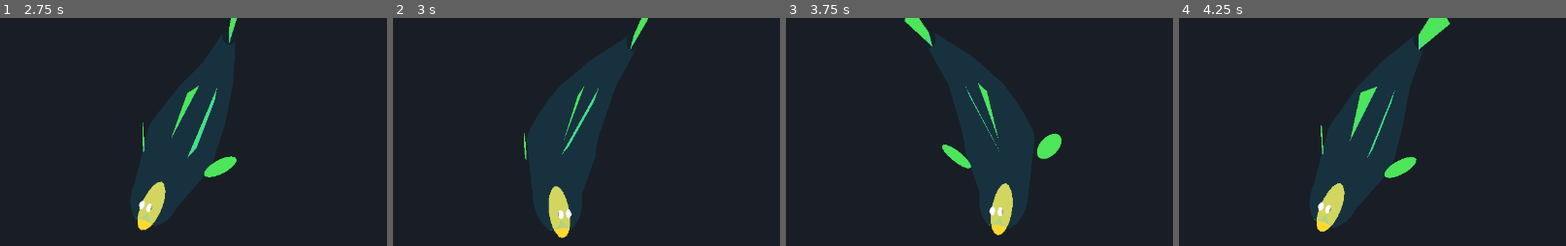
Above: before the commit, frames 1-4 (left to right).
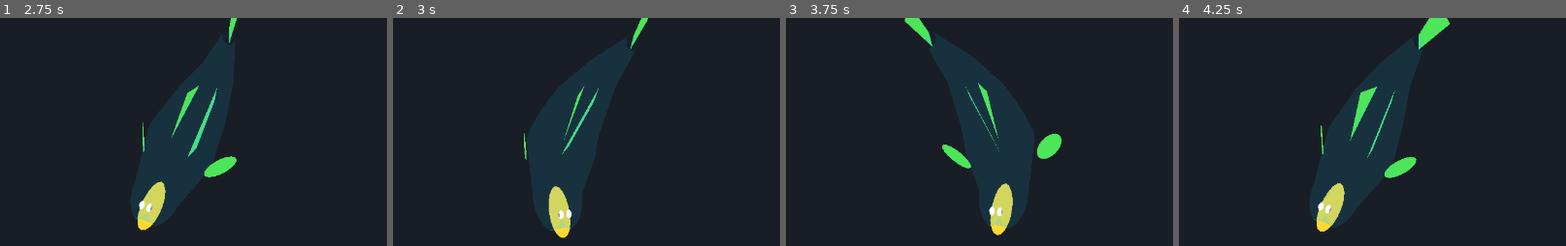
Above: after the commit, the same moments.

Repository: currywhaleshark/aquarium_sprite_mock-up_generator
Game: Godot game, scene res://scenes/Main.tscn
Same seed, same stepped clock (60 frames per second), same inputs: the game is played once before the commit and once after it.
Inputs (mouse positions are % of the whole screen's width and height, from its top left):
- Up to frame 1 (2.75 s): click (84, 55) at 0.52 s; type "12" at 0.6 s; tap Enter at 1.25 s; move the mouse to (72, 45) at 1.27 s; hold D 1.28-2 s; tap R at 1.35 s; click (72, 45) at 1.42 s; tap Space at 1.52, 1.82 s; drag from (30, 55) to (45, 70) at 2.02 s
- Up to frame 2 (3 s): click "↶ 좌로 선회" at 2.75 s
- Up to frame 3 (3.75 s): click "↷ 우로 선회" at 3.5 s
- Up to frame 4 (4.25 s): no input
The pictures show only the part of the screen within x 10-60%, y 22-72%; the shares and areas given below are measured in that part.

Frame 1 is identical in both runs. In frame 2, less than 0.1% of the frame differs, in the area x 40-47%, y 73-97%; in frame 3, 0.1%, in the area x 52-59%, y 72-96%; in frame 4, nothing differs.

Commit message:
Tidy unified surface weld path
- Drop a redundant boundary-ring reassignment in _apply_static_unified_surface:
  _build_unified_weld_grid already terminates the head grid with the shared
  body boundary ring (same centers/yaws), so re-welding it was a no-op.
- Gate the legacy "force first two shell rings onto head kinematics" crutch to
  the non-unified path. Under the unified surface those rings are never emitted
  as geometry (the weld starts at front_body), so the override only mutated
  centers/yaws that the unified attachment path reads.
- SharkHeadShellSeamTest: assert seam continuity after apply_pose too, matching
  boundary verts against the animated body boundary ring.

Full seam/unified/attachment suite green (editor closed): SharkHeadShellSeamTest,
UnifiedFishRigSurfaceTest, UnifiedSharkRigSurfaceTest, UnifiedCreatureMeshTest,
HeadShellSeamTest, EyeAttachmentTest, SharkGillSlitRenderingTest,
SharkMouthRenderingTest, OperculumPoseAttachmentTest, SharkHeadMeshTest.

Co-Authored-By: Claude Opus 4.8 <noreply@anthropic.com>

Diff:
--- a/scripts/creature/FishRig.gd
+++ b/scripts/creature/FishRig.gd
@@ -542,11 +542,12 @@
 		return
 	var body_start_index := _unified_surface_body_start_index(head_shape, head_scale)
 	var boundary_x := shell_profile[body_start_index].x
+	# _build_unified_weld_grid already terminates the grid with the shared body boundary ring
+	# (computed from the same body_centers/body_yaws), so the head's last ring IS the body's
+	# first ring - no extra weld step needed here.
 	var head_grid := _head_grid_for_unified_surface(head_shape, head_scale, snout_length, forehead_slope, _head_sculpt_params(), boundary_x, body_start_index, body_centers, body_yaws)
 	if head_grid.size() < 2:
 		return
-	if not body_centers.is_empty() and not head_grid.is_empty():
-		head_grid[head_grid.size() - 1] = _unified_body_boundary_ring(body_start_index, body_centers, body_yaws)
 	var head_u_values := PackedFloat32Array()
 	var map_x: PackedFloat32Array = head_long_map.get("x", PackedFloat32Array())
 	var map_u: PackedFloat32Array = head_long_map.get("u", PackedFloat32Array())
@@ -1489,23 +1490,28 @@
 		centers.append(center)
 		yaws.append(yaw)
 
-	# Align snout and head rings of the body shell to rotate and translate exactly with the head node's kinematic system
-	var head_offset := param_float("head_offset", -0.58)
-	var attach_t := _shell_attach_t_for_x(head_offset)
-	var yaw_head := _sample_animated_shell_yaw(attach_t, yaws)
-	var head_center := _sample_animated_shell_center(attach_t, centers)
-	var basis_head := Basis(Vector3.UP, deg_to_rad(yaw_head))
-	for i in range(2):
-		if i < centers.size():
-			# head_center already includes the interpolated shell_center_y_offset, but the
-			# per-ring offset is re-added downstream (mesh builder + _animated_ring_center).
-			# Preserve each ring's raw y so the vertical offset is applied exactly once;
-			# only the yaw rotation and x/z translation follow the head kinematics.
-			var raw_y := centers[i].y
-			var dx := shell_profile[i].x - head_offset
-			centers[i] = head_center + basis_head * Vector3(dx, 0.0, 0.0)
-			centers[i].y = raw_y
-			yaws[i] = yaw_head
+	# Legacy two-mesh crutch: force the shell's first two rings onto the head node's kinematics
+	# so the separate head mesh and the shell snout track together. The unified surface welds the
+	# head straight into the body boundary ring (front_body), so rings 0-1 are never emitted as
+	# geometry there - the morph band replaces this. Skip it to avoid mutating centers/yaws that
+	# the unified attachment path reads.
+	if not _unified_surface_enabled():
+		var head_offset := param_float("head_offset", -0.58)
+		var attach_t := _shell_attach_t_for_x(head_offset)
+		var yaw_head := _sample_animated_shell_yaw(attach_t, yaws)
+		var head_center := _sample_animated_shell_center(attach_t, centers)
+		var basis_head := Basis(Vector3.UP, deg_to_rad(yaw_head))
+		for i in range(2):
+			if i < centers.size():
+				# head_center already includes the interpolated shell_center_y_offset, but the
+				# per-ring offset is re-added downstream (mesh builder + _animated_ring_center).
+				# Preserve each ring's raw y so the vertical offset is applied exactly once;
+				# only the yaw rotation and x/z translation follow the head kinematics.
+				var raw_y := centers[i].y
+				var dx := shell_profile[i].x - head_offset
+				centers[i] = head_center + basis_head * Vector3(dx, 0.0, 0.0)
+				centers[i].y = raw_y
+				yaws[i] = yaw_head
 
 	if _unified_surface_enabled():
 		_apply_animated_head(centers, yaws)
--- a/scripts/tools/SharkHeadShellSeamTest.gd
+++ b/scripts/tools/SharkHeadShellSeamTest.gd
@@ -70,7 +70,7 @@
 	return false
 
 
-func _assert_unified_surface_continuity(fish: SharkRig, label: String) -> bool:
+func _assert_unified_surface_continuity(fish: SharkRig, label: String, animated: bool = false) -> bool:
 	var outer := fish.get_node_or_null("BodyPivot/OuterShell") as MeshInstance3D
 	var head := fish.get_node_or_null("BodyPivot/Head") as MeshInstance3D
 	if outer == null or head == null:
@@ -90,15 +90,19 @@
 		return false
 	var boundary_index := fish._unified_surface_body_start_index(String(fish.parameters.get("head_shape", "rounded")), fish.eye_head_scale)
 	var boundary_x: float = fish.shell_profile[boundary_index].x
-	var expected_ring: PackedVector3Array = fish._unified_body_boundary_ring(boundary_index)
-	var boundary_count := 0
+	var expected_ring: PackedVector3Array = fish._unified_body_boundary_ring(boundary_index, fish.animated_shell_centers, fish.animated_shell_yaws) if animated else fish._unified_body_boundary_ring(boundary_index)
+	var expected_count := fish.shell_segments + 1
+	var boundary_match_count := 0
+	var boundary_plane_count := 0
 	var min_x := INF
 	var max_boundary_distance := 0.0
 	for vertex in vertices:
 		min_x = minf(min_x, vertex.x)
+		if not animated and absf(vertex.x - boundary_x) <= 0.0005:
+			boundary_plane_count += 1
 		for expected in expected_ring:
 			if vertex.distance_to(expected) <= 0.0005:
-				boundary_count += 1
+				boundary_match_count += 1
 				break
 	for expected in expected_ring:
 		var best := INF
@@ -108,8 +112,11 @@
 	if min_x >= boundary_x - 0.05:
 		push_error("SHARK_UNIFIED_SEAM_MISSING_HEAD_GEOMETRY %s min_x=%.4f boundary_x=%.4f" % [label, min_x, boundary_x])
 		return false
-	if boundary_count != fish.shell_segments + 1:
-		push_error("SHARK_UNIFIED_SEAM_BOUNDARY_DUPLICATE %s count=%d expected=%d" % [label, boundary_count, fish.shell_segments + 1])
+	if boundary_match_count != expected_count:
+		push_error("SHARK_UNIFIED_SEAM_BOUNDARY_MATCH_COUNT %s count=%d expected=%d" % [label, boundary_match_count, expected_count])
+		return false
+	if not animated and boundary_plane_count != expected_count:
+		push_error("SHARK_UNIFIED_SEAM_BOUNDARY_OFFSET_DUPLICATE %s plane_count=%d expected=%d" % [label, boundary_plane_count, expected_count])
 		return false
 	if max_boundary_distance > 0.0005:
 		push_error("SHARK_UNIFIED_SEAM_BOUNDARY_DRIFT %s distance=%.6f" % [label, max_boundary_distance])
@@ -151,6 +158,9 @@
 	shark.set_parameters(unified_base)
 	await get_tree().process_frame
 	ok = _assert_unified_surface_continuity(shark, "unified-basic-shark") and ok
+	shark.apply_pose(0.31)
+	await get_tree().process_frame
+	ok = _assert_unified_surface_continuity(shark, "unified-basic-shark-animated", true) and ok
 
 	var unified_high_rear := high_rear.duplicate(true)
 	unified_high_rear["unified_surface_enabled"] = 1.0
